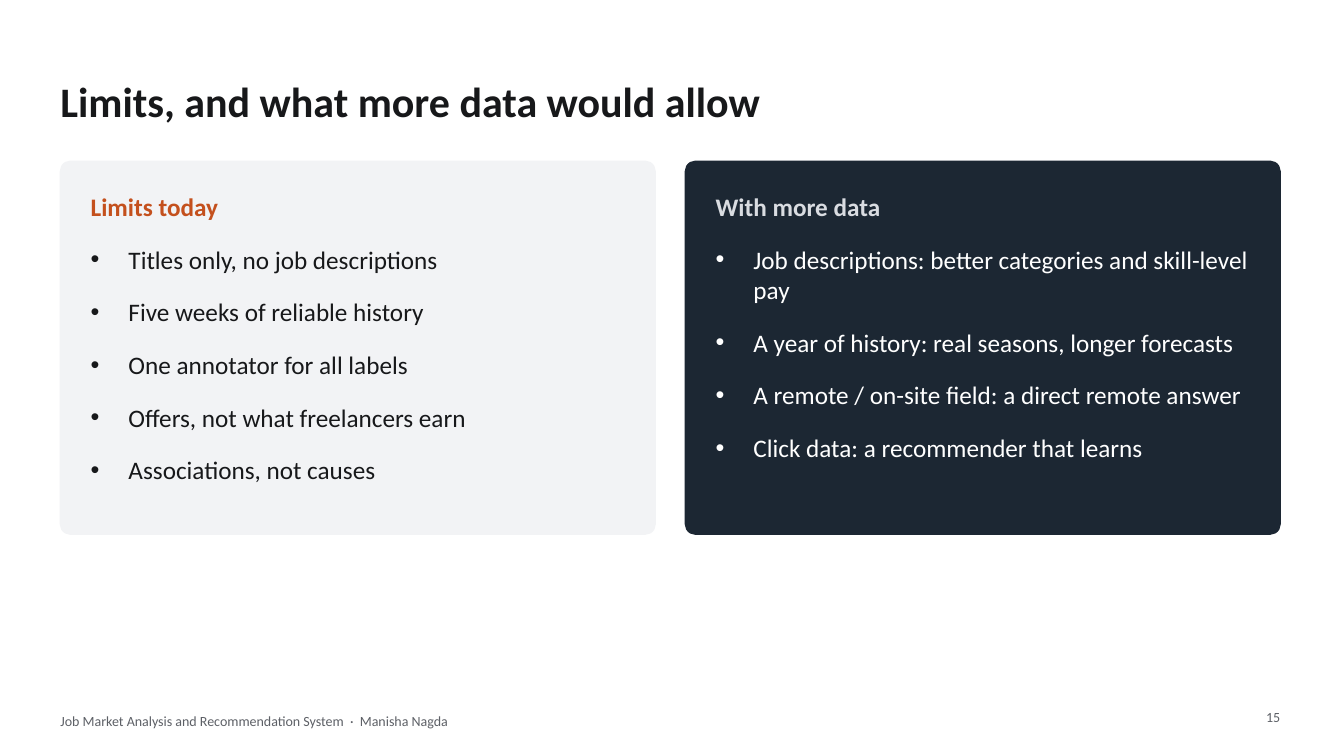
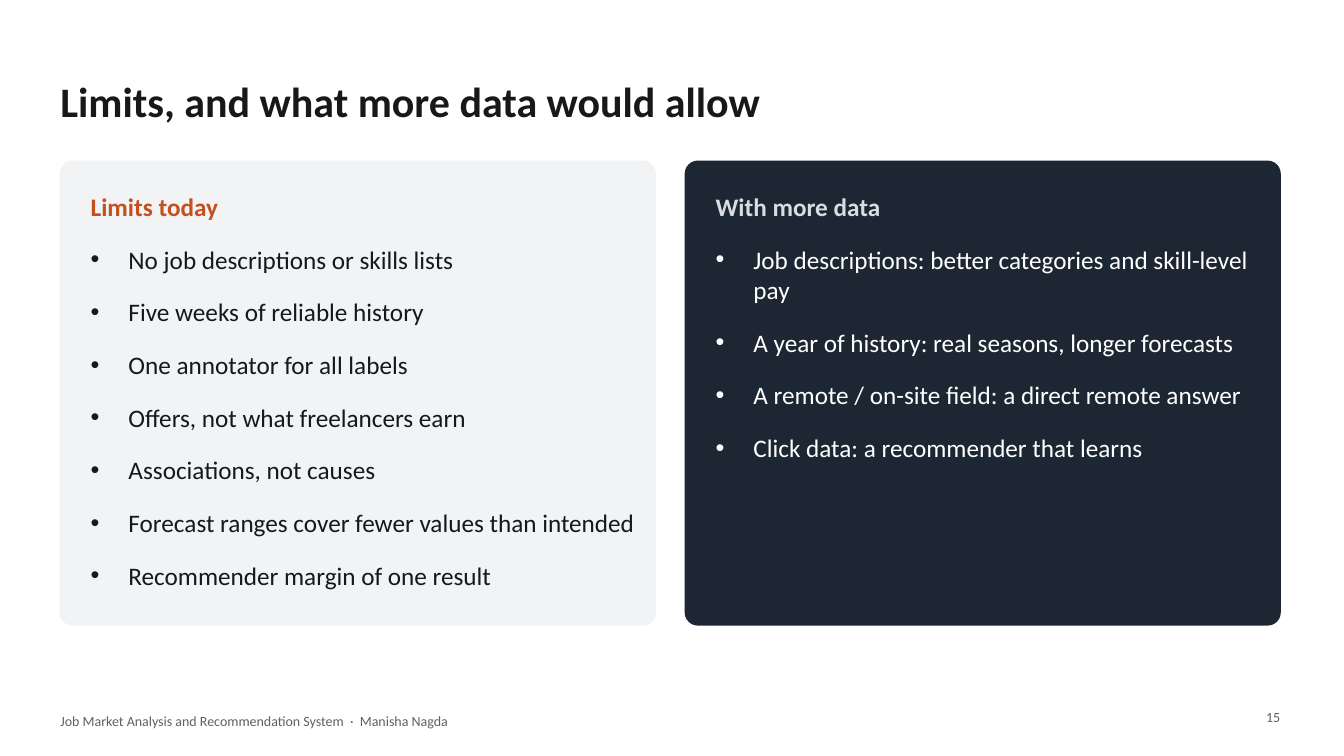
Before and after one commit to manishanagda1997-debug/Project_8_NHIS, a slide deck: slide 15 of reports/job_market_presentation.pptx. Drawn at 1344x756 pixels with LibreOffice and Linux fonts; fonts in the diff are those of the drawing. Boxes give left, top, right and bottom in pixels: in the first picture for what was removed or moved away, otherwise in the second. Text is boxed around its words. In the diff, an @@ line names an element or a change of style, - is before the commit and + after.

```diff
--- a/reports/job_market_presentation.pptx
+++ b/reports/job_market_presentation.pptx
@@ rounded rectangle: place and size @@
-rounded rectangle at <box>60,161,655,534</box>
+rounded rectangle at <box>60,161,655,625</box>
@@ rounded rectangle: place and size @@
-rounded rectangle at <box>686,161,1280,534</box>
+rounded rectangle at <box>686,161,1280,625</box>
@@ text at <box>128,251,453,274</box>: text changed @@
-• Titles only, no job descriptions
+• No job descriptions or skills lists
@@ text at <box>128,514,634,590</box>: paragraphs added @@
+• Forecast ranges cover fewer values than intended
+• Recommender margin of one result
```
Also in this commit, not shown: 11 other slides changed, 1 other file.
